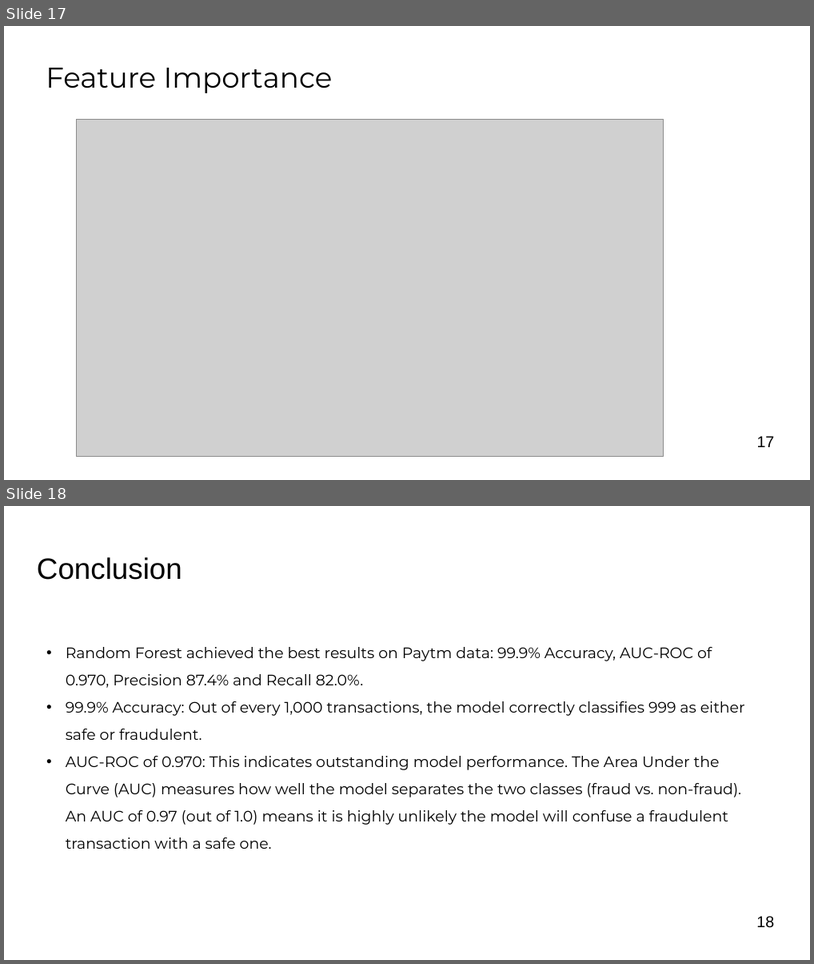
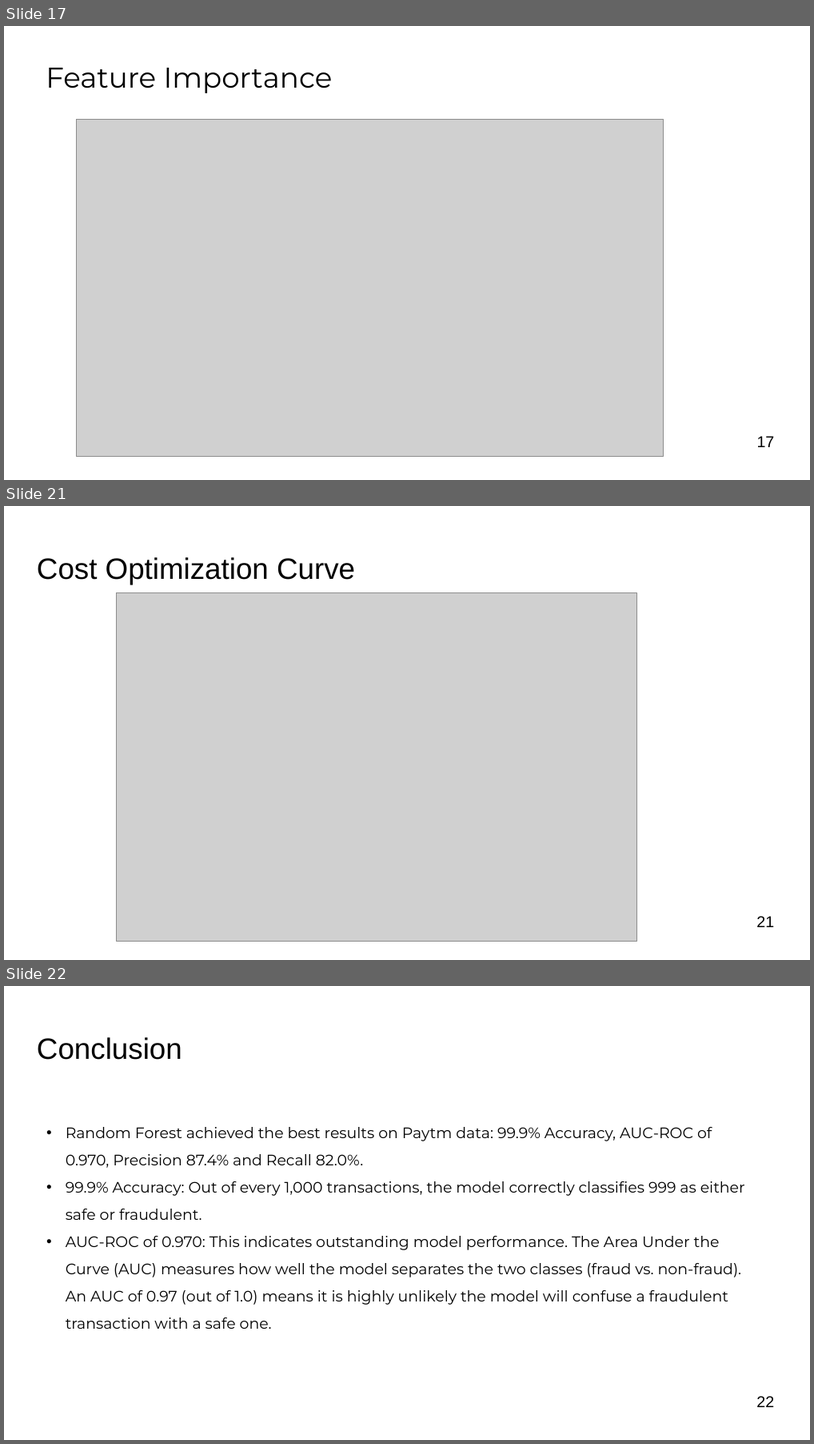
Before and after one commit to shraddhaGit-1813/DS_proj, a slide deck: ShraddhaTiwari - Final Presentation.pptx. Shown one above the other, each under a label of ours: slides 17 and 18 before the commit, slides 17, 21 and 22 after it; the slides between them are not shown. The pictures are 814x964 and 814x1444 pixels, drawn with LibreOffice and Linux fonts; fonts in the diff are those of the drawing; grey boxes stand for pictures; background and template pictures are left out. Boxes give left, top, right and bottom in pixels: in the first picture for what was removed or moved away, otherwise in the second. Text is boxed around its words. In the diff, an @@ line names an element or a change of style, - is before the commit and + after.

```diff
--- a/ShraddhaTiwari - Final Presentation.pptx
+++ b/ShraddhaTiwari - Final Presentation.pptx
@@ slide 21 added at (x1=4, y1=506, x2=810, y2=960), background picture (left out) @@
@@ text added at (x1=37, y1=557, x2=355, y2=584), 35 pt, text #000000 @@
+Cost Optimization Curve
@@ picture added at (x1=117, y1=593, x2=638, y2=940) @@
@@ page number added at (x1=757, y1=916, x2=774, y2=927), 18.6 pt, text #000000 @@
+21
@@ what was slide 18 is now slide 22 @@
@@ page number at (x1=757, y1=1396, x2=774, y2=1407): text changed @@
-18
+22
```
Also in this commit, not shown: 5 slides changed, 3 other slides added, 1 other file.
